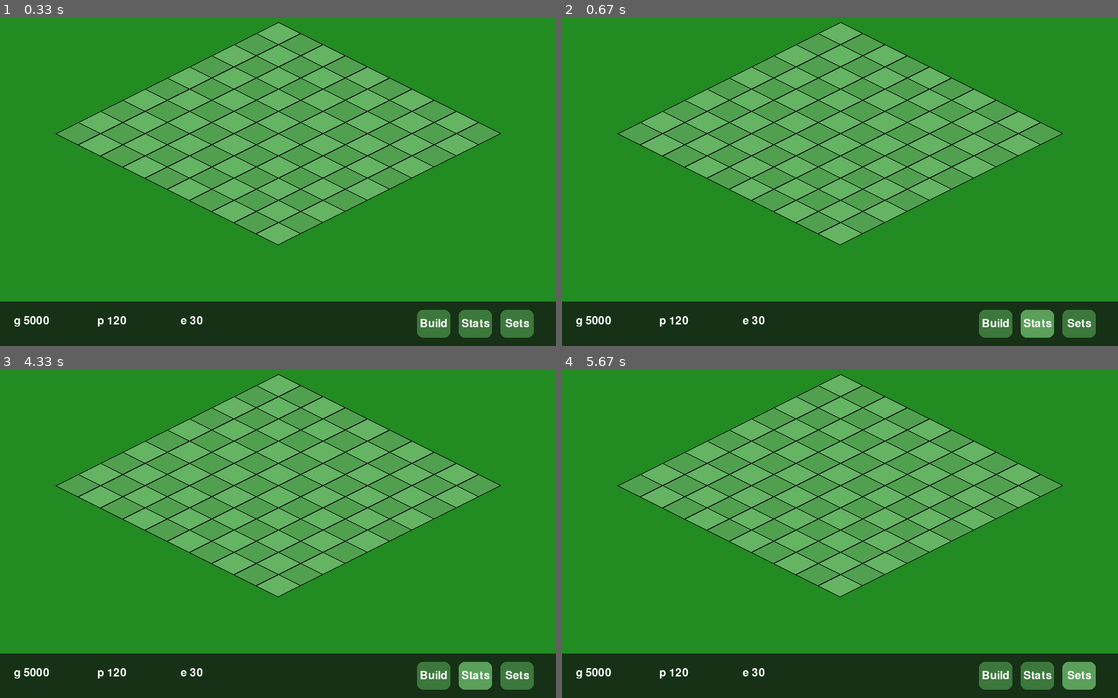
Above: before the commit, frames 1-4 (two rows, left to right).
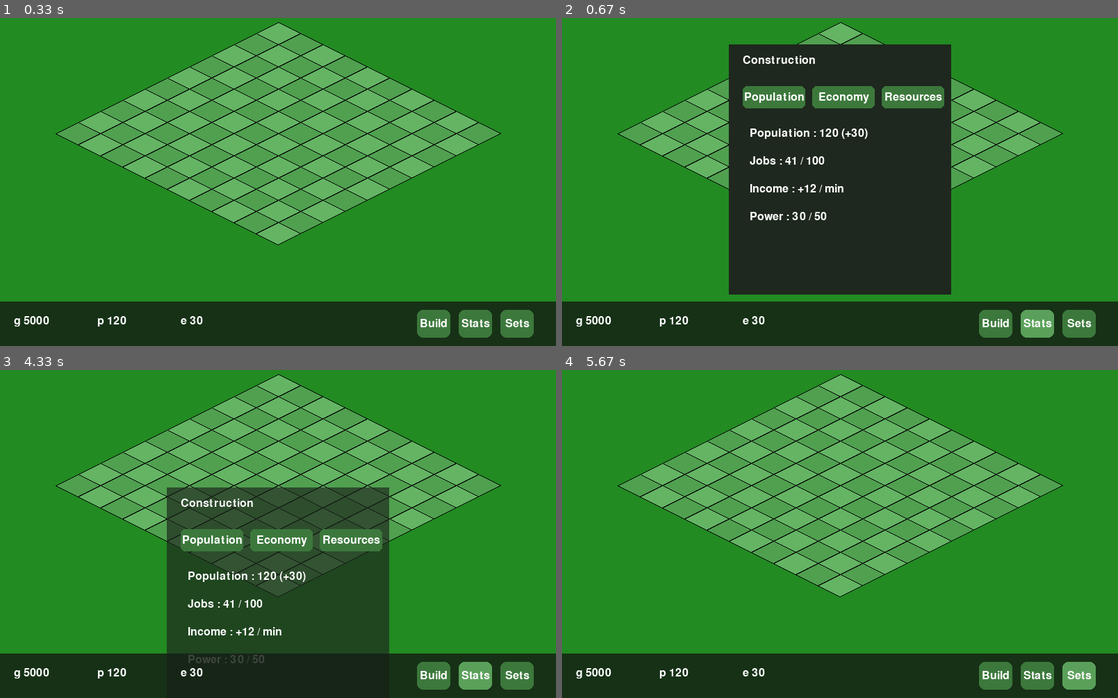
Above: after the commit, the same moments.

Repository: tdimnet/learn-pygame-by-doing
Game: pygame game, started from v3/app.py
Same seed, same stepped clock (60 frames per second), same inputs: the game is played once before the commit and once after it.
Inputs (mouse positions are in pixels of both pictures, inside the frame that each line leads up to):
- Up to frame 1 (0.33 s): no input
- Up to frame 2 (0.67 s): click "Stats" at 0.38 s
- Up to frame 3 (4.33 s): click (144, 494) at 0.72 s; click "Build" at 1.05 s; click (278, 520) at 1.38 s; click "Sets" at 1.88 s; click (250, 596) at 2.22 s; click "Build" at 3.05 s; click (422, 452) at 3.38 s; click "Stats" at 4.22 s
- Up to frame 4 (5.67 s): click (678, 409) at 4.55 s; click "Sets" at 5.38 s

Frame 1 is identical in both runs. In frame 2, 30% of the frame differs, in the area x 30-70%, y 8-85%; in frame 3, 20%; in frame 4, nothing differs.

Commit message:
Almost done with 3rd iteration

Diff:
--- a/v3/app.py
+++ b/v3/app.py
@@ -156,6 +156,55 @@
     )
 
 
+def draw_stats_menu(
+        screen: pygame.Surface,
+        font: pygame.font.Font,
+        anim_t: float) -> pygame.Rect:
+    x = (SCREEN_WIDTH - MENU_WIDTH) // 2
+    y_closed = SCREEN_HEIGHT
+    y_open = SCREEN_HEIGHT - MENU_HEIGHT - HUD_HEIGHT - 10
+
+    y = y_closed + (y_open - y_closed) * anim_t
+    alpha = int(255 * anim_t)
+
+    menu_surface = pygame.Surface((MENU_WIDTH, MENU_HEIGHT), pygame.SRCALPHA)
+    menu_surface.fill((30, 40, 30, alpha))
+
+    title = font.render("Construction", True, WHITE)
+    menu_surface.blit(title, (20, 15))
+
+    # Add stuff
+
+    # Tabs
+    tabs = ["Population", "Economy", "Resources"]
+    cx = 20
+    for tab in tabs:
+        rect = pygame.Rect(cx, 60, 90, 32)
+        pygame.draw.rect(menu_surface, (60, 120, 60), rect, border_radius=6)
+        txt = font.render(tab, True, WHITE)
+        menu_surface.blit(txt, txt.get_rect(center=rect.center))
+        cx += 100
+
+    # Fake stats
+    stats = [
+        ("Population", "120 (+30)"),
+        ("Jobs", "41 / 100"),
+        ("Income", "+12 / min"),
+        ("Power", "30 / 50"),
+    ]
+
+    y_stats = 120
+    for label, value in stats:
+        txt = font.render(f"{label} : {value}", True, WHITE)
+        menu_surface.blit(txt, (30, y_stats))
+        y_stats += 40
+
+    menu_rect = pygame.Rect(x, y, MENU_WIDTH, MENU_HEIGHT)
+    screen.blit(menu_surface, (x, y))
+
+    return menu_rect
+
+
 def draw_hud(
         screen: pygame.Surface,
         font: pygame.font.Font,
@@ -203,7 +252,8 @@
         screen.blit(txt, txt_rect)
 
     return {
-        "build": pygame.Rect(SCREEN_WIDTH - 200, hud_rect.y + 12, 48, 40)
+        "build": pygame.Rect(SCREEN_WIDTH - 200, hud_rect.y + 12, 48, 40),
+        "stats": pygame.Rect(SCREEN_WIDTH - 140, hud_rect.y + 12, 48, 40)
     }
 
 
@@ -215,9 +265,9 @@
     font = pygame.font.SysFont(None, 24)
 
     menu_rect = None
-    menu_open = False
     menu_anim = 0.0
     menu_anim_speed = 6.0
+    current_menu = None
 
     hud_buttons = None
     menu_buttons, item_buttons = {}, {}
@@ -246,11 +296,21 @@
                 running = False
 
             if event.type == pygame.MOUSEBUTTONDOWN and event.button == 1:
-                if (hud_buttons is not None and
-                    hud_buttons["build"].collidepoint(mouse_pos)):
-                        menu_open = not menu_open
-
-                if menu_open and category_anim == 1.0:
+                if hud_buttons is not None:
+                    if hud_buttons["build"].collidepoint(mouse_pos):
+                        current_menu = "build" if current_menu != "build" else None
+
+                    elif hud_buttons["stats"].collidepoint(mouse_pos):
+                        current_menu = "stats" if current_menu != "stats" else None
+
+                    elif current_menu and menu_rect and not menu_rect.collidepoint(mouse_pos):
+                        # clic hors menu (et pas sur les boutons HUD)
+                        if (not hud_buttons["build"].collidepoint(mouse_pos)
+                            and not hud_buttons["stats"].collidepoint(mouse_pos)):
+                            current_menu = None
+
+
+                if current_menu and category_anim == 1.0:
                     for cat, rect in menu_buttons.items():
                         if (rect.collidepoint(mouse_pos) and cat !=
                             active_category):
@@ -262,12 +322,8 @@
                         if rect.collidepoint(mouse_pos):
                             build_mode = True
                             selected_building = name
-                            menu_open = False
-
-                if (menu_open and menu_rect and not
-                    menu_rect.collidepoint(mouse_pos)):
-                    if not hud_buttons["build"].collidepoint(mouse_pos):
-                        menu_open = False
+                            current_menu = None
+
 
 
         # Idle economy update
@@ -282,15 +338,20 @@
                 draw_tile(screen, gx, gy, color, offset)
 
 
-        if menu_open:
+        print(current_menu)
+
+        if current_menu:
             menu_anim = min(1.0, menu_anim + dt * menu_anim_speed)
         else:
             menu_anim = max(0.0, menu_anim - dt * menu_anim_speed)
 
         if menu_anim > 0:
-            menu_buttons, item_buttons, menu_rect = draw_build_menu(screen, font, menu_anim,
+            if current_menu == "build":
+                menu_buttons, item_buttons, menu_rect = draw_build_menu(screen, font, menu_anim,
                                            active_category, previous_category,
                                            category_anim)
+            elif current_menu == "stats":
+                menu_rect = draw_stats_menu(screen, font, menu_anim)
 
         if category_anim < 1.0:
             category_anim = min(1.0, category_anim + dt * category_anim_speed)
@@ -298,6 +359,11 @@
         if category_anim == 1.0:
             previous_category = ""
 
+        if menu_anim == 0.0:
+            menu_rect = None
+            menu_buttons.clear()
+            item_buttons.clear()
+
 
         hud_buttons = draw_hud(screen, font, mouse_pos)
 
